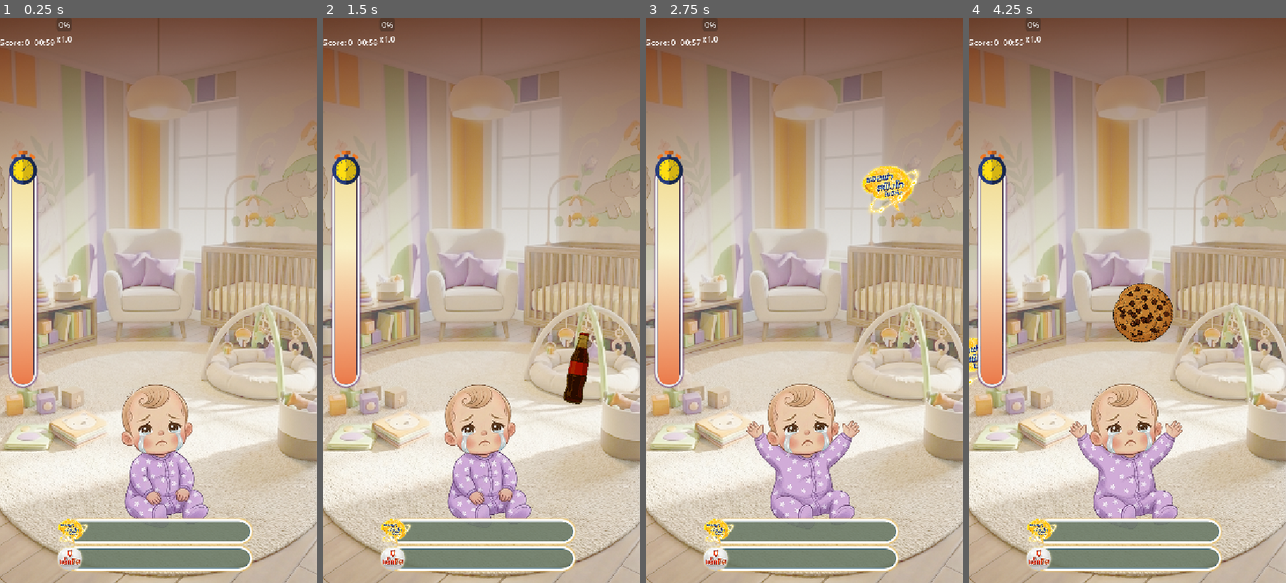
Above: before the commit, frames 1-4 (left to right).
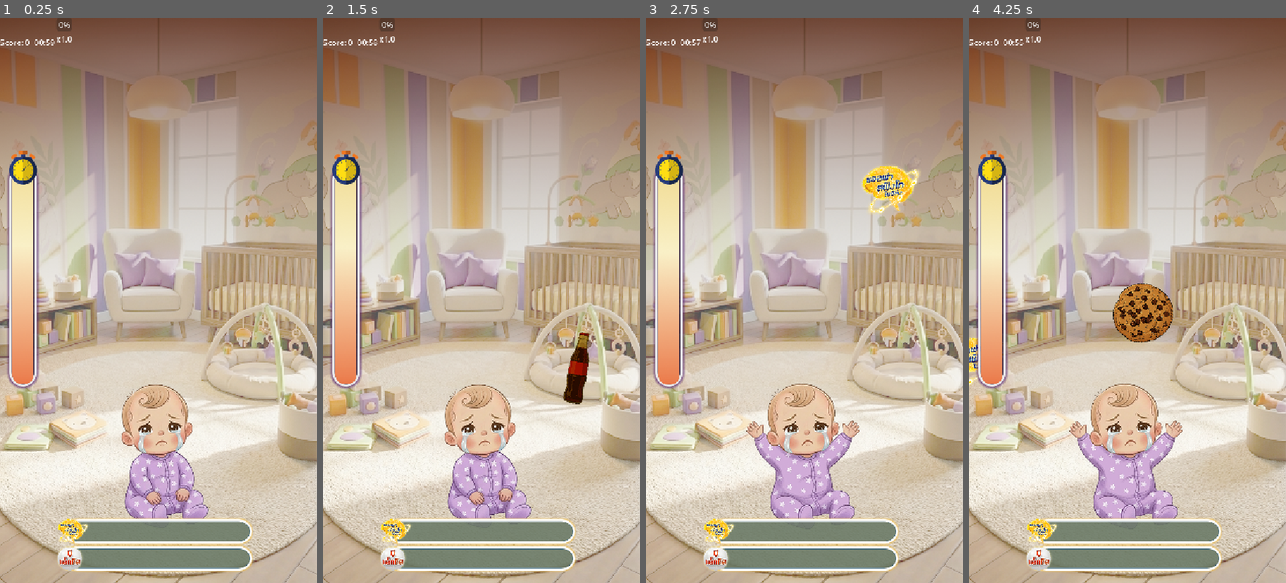
Above: after the commit, the same moments.

Repository: 6099sin/pro-c
Game: Godot game, scene res://scenes/core/Main.tscn
The game is run twice, just before and just after one commit, with the same random seed, the same clock (stepped at 60 frames per second) and the same inputs. This scene is started directly instead of the project's main scene.
Inputs (mouse positions are in pixels of both pictures, inside the frame that each line leads up to):
- Up to frame 1 (0.25 s): no input
- Up to frame 2 (1.5 s): tap Enter at 0.5 s; move the mouse to (551, 272) at 0.52 s; click (551, 272) at 0.67 s; drag from (627, 323) to (481, 453) at 1.27 s
- Up to frame 3 (2.75 s): move the mouse to (836, 176) at 2.02 s; click (836, 176) at 2.17 s
- Up to frame 4 (4.25 s): drag from (1111, 413) to (1032, 215) at 2.77 s; drag from (1241, 187) to (1143, 300) at 3.52 s

The runs differ from the first frame. In frame 1, 0.2% of the frame differs, in the area x 2-13%, y 27-66%; in frame 2, 0.2%; in frame 3, 0.2%; in frame 4, 0.3%.

Commit message:
adjust style in hub

Diff:
--- a/scenes/ui/HUD.tscn
+++ b/scenes/ui/HUD.tscn
@@ -6,6 +6,7 @@
 [ext_resource type="Texture2D" uid="uid://bp41wh7ort5ab" path="res://assets/UI/Item/Beta.png" id="3_ig75s"]
 [ext_resource type="Texture2D" uid="uid://ftf3l8xi3phu" path="res://assets/UI/UI2/Clock_Fill.png" id="5_rnyu1"]
 [ext_resource type="Texture2D" uid="uid://4rw6mk6p4xkw" path="res://assets/UI/UI2/Clock.png" id="6_jlufg"]
+[ext_resource type="Texture2D" uid="uid://dj5r6e7msl5xv" path="res://assets/UI/UI1/Panel1.png" id="7_jlufg"]
 
 [sub_resource type="StyleBoxFlat" id="StyleBoxFlat_6ll6g"]
 content_margin_left = 0.0
@@ -43,7 +44,7 @@
 
 [sub_resource type="StyleBoxTexture" id="StyleBoxTexture_jlufg"]
 texture = ExtResource("2_rnyu1")
-region_rect = Rect2(12, 0, 316, 36)
+region_rect = Rect2(12, 0, 328, 36)
 
 [sub_resource type="StyleBoxFlat" id="StyleBoxFlat_ig75s"]
 content_margin_left = 0.0
@@ -110,7 +111,7 @@
 expand_margin_right = 6.0
 expand_margin_bottom = 6.0
 shadow_color = Color(0.30588236, 0.11372549, 0.43137255, 0.65882355)
-shadow_size = 4
+shadow_size = 6
 
 [sub_resource type="StyleBoxTexture" id="StyleBoxTexture_l20r4"]
 texture = ExtResource("5_rnyu1")
@@ -187,7 +188,7 @@
 theme_override_styles/fill = SubResource("StyleBoxTexture_jlufg")
 max_value = 500.0
 step = 1.0
-value = 58.0
+value = 500.0
 show_percentage = false
 
 [node name="MarginContainer" type="MarginContainer" parent="MarginContainer/VBoxContainer/PanelContainer3"]
@@ -218,7 +219,7 @@
 theme_override_styles/fill = SubResource("StyleBoxTexture_jlufg")
 max_value = 500.0
 step = 1.0
-value = 80.0
+value = 500.0
 show_percentage = false
 
 [node name="MarginContainer" type="MarginContainer" parent="MarginContainer/VBoxContainer/PanelContainer2"]
@@ -279,3 +280,101 @@
 texture = ExtResource("6_jlufg")
 expand_mode = 1
 stretch_mode = 4
+
+[node name="BonusTime" type="Panel" parent="."]
+visible = false
+layout_mode = 1
+anchors_preset = 15
+anchor_right = 1.0
+anchor_bottom = 1.0
+grow_horizontal = 2
+grow_vertical = 2
+
+[node name="TextureRect" type="TextureRect" parent="BonusTime"]
+layout_mode = 1
+anchors_preset = 15
+anchor_right = 1.0
+anchor_bottom = 1.0
+grow_horizontal = 2
+grow_vertical = 2
+texture = ExtResource("7_jlufg")
+
+[node name="VBoxContainer" type="VBoxContainer" parent="BonusTime"]
+layout_mode = 1
+anchors_preset = 8
+anchor_left = 0.5
+anchor_top = 0.5
+anchor_right = 0.5
+anchor_bottom = 0.5
+offset_left = -20.0
+offset_top = -20.0
+offset_right = 20.0
+offset_bottom = 20.0
+grow_horizontal = 2
+grow_vertical = 2
+theme_override_constants/separation = 119
+
+[node name="Panel" type="Panel" parent="BonusTime/VBoxContainer"]
+layout_mode = 2
+
+[node name="Label" type="Label" parent="BonusTime/VBoxContainer/Panel"]
+layout_mode = 1
+anchors_preset = 15
+anchor_right = 1.0
+anchor_bottom = 1.0
+grow_horizontal = 2
+grow_vertical = 2
+size_flags_vertical = 1
+theme_override_colors/font_color = Color(0.9372549, 0.46666667, 0.12941177, 1)
+theme_override_colors/font_shadow_color = Color(1, 1, 1, 1)
+theme_override_colors/font_outline_color = Color(0.30588236, 0.11372549, 0.43137255, 1)
+theme_override_constants/outline_size = 17
+theme_override_constants/shadow_outline_size = 36
+theme_override_font_sizes/font_size = 146
+text = "Bonus"
+horizontal_alignment = 1
+vertical_alignment = 1
+uppercase = true
+
+[node name="Panel3" type="Panel" parent="BonusTime/VBoxContainer"]
+layout_mode = 2
+
+[node name="Label2" type="Label" parent="BonusTime/VBoxContainer/Panel3"]
+layout_mode = 1
+anchors_preset = 15
+anchor_right = 1.0
+anchor_bottom = 1.0
+grow_horizontal = 2
+grow_vertical = 2
+size_flags_vertical = 1
+theme_override_colors/font_color = Color(0.9372549, 0.46666667, 0.12941177, 1)
+theme_override_colors/font_shadow_color = Color(1, 1, 1, 1)
+theme_override_colors/font_outline_color = Color(0.30588236, 0.11372549, 0.43137255, 1)
+theme_override_constants/outline_size = 17
+theme_override_constants/shadow_outline_size = 36
+theme_override_font_sizes/font_size = 146
+text = "Time"
+horizontal_alignment = 1
+vertical_alignment = 1
+uppercase = true
+
+[node name="Panel2" type="Panel" parent="BonusTime/VBoxContainer"]
+layout_mode = 2
+
+[node name="Label3" type="Label" parent="BonusTime/VBoxContainer/Panel2"]
+layout_mode = 1
+anchors_preset = 15
+anchor_right = 1.0
+anchor_bottom = 1.0
+grow_horizontal = 2
+grow_vertical = 2
+size_flags_vertical = 1
+theme_override_colors/font_color = Color(0.9372549, 0.46666667, 0.12941177, 1)
+theme_override_colors/font_shadow_color = Color(1, 1, 1, 1)
+theme_override_colors/font_outline_color = Color(0.30588236, 0.11372549, 0.43137255, 1)
+theme_override_constants/outline_size = 17
+theme_override_constants/shadow_outline_size = 36
+theme_override_font_sizes/font_size = 86
+text = "10 sec"
+horizontal_alignment = 1
+vertical_alignment = 1
Not shown: 1 places in scenes/ui/HUD.tscn that only renumber resources
